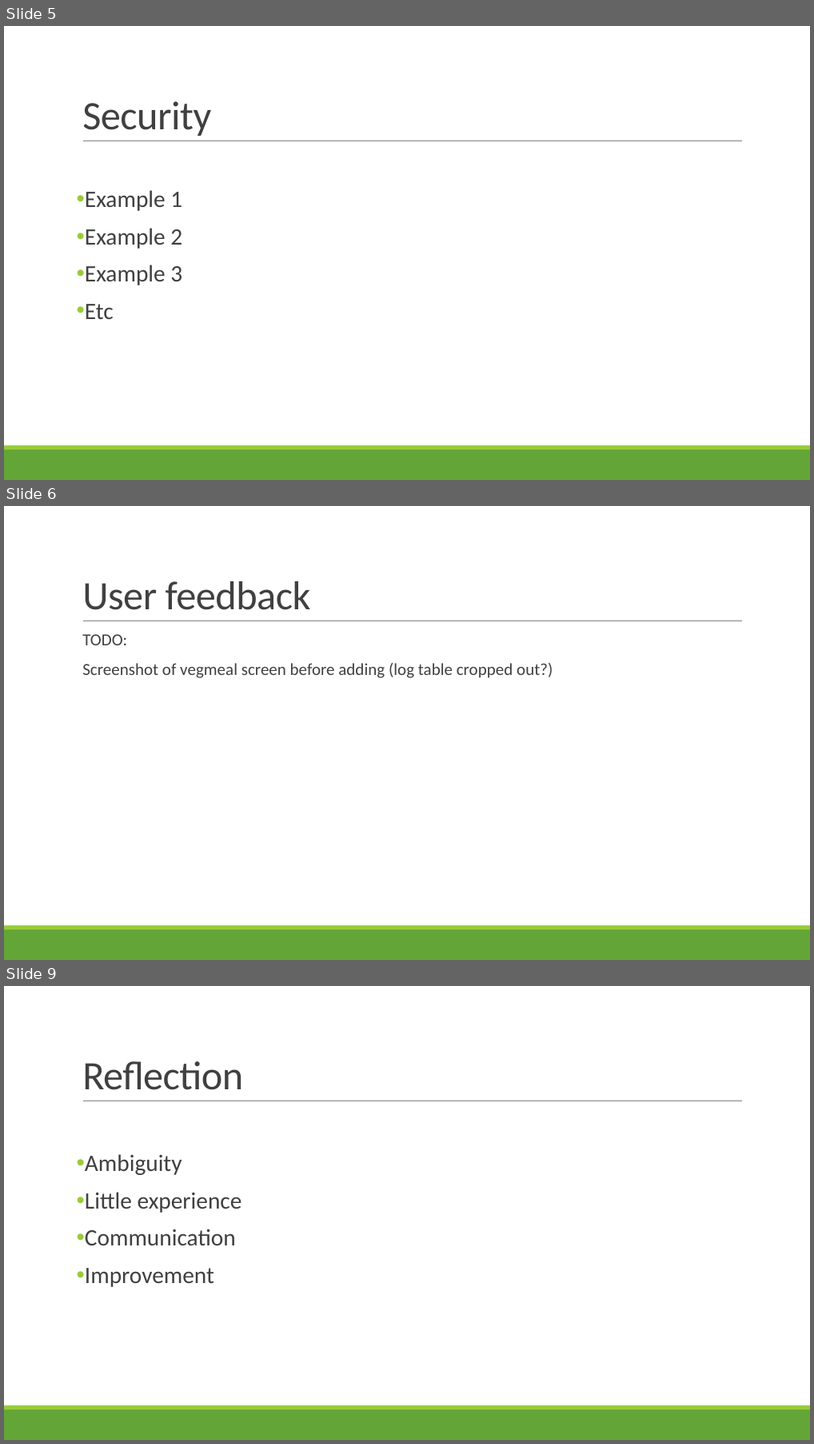
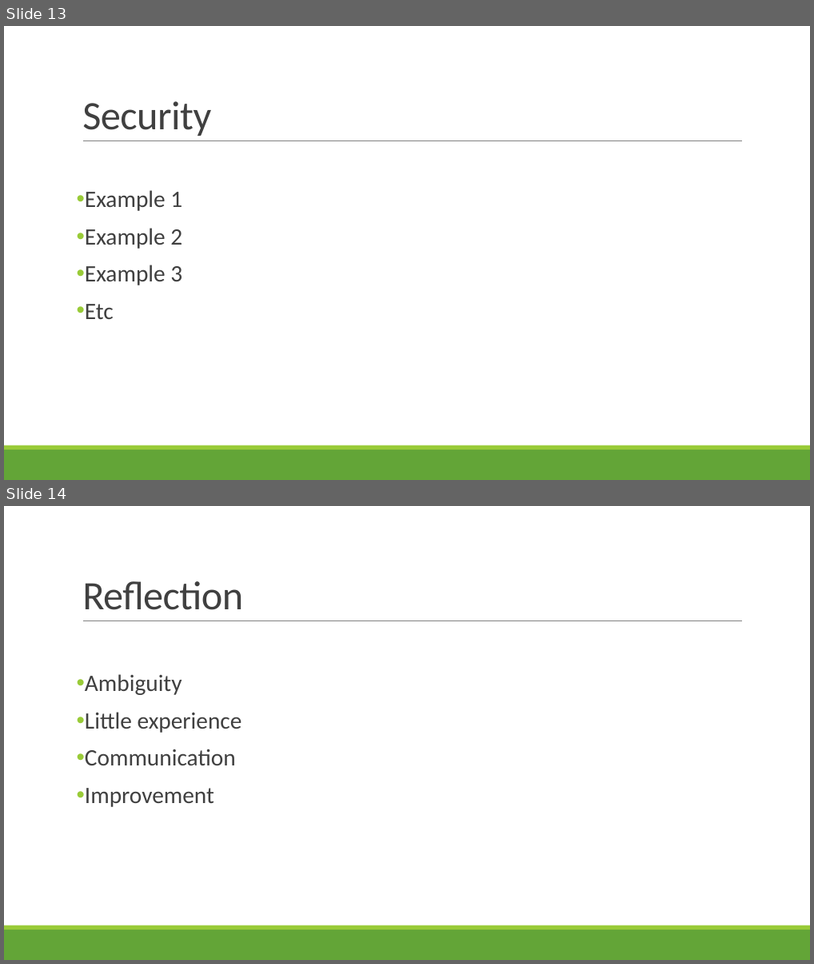
Before and after one commit to shossains/OOPProject, a slide deck: PpGoGreen.pptx. Shown one above the other, each under a label of ours: slides 5, 6 and 9 before the commit, slides 13 and 14 after it; the slides between them are not shown. The pictures are 814x1444 and 814x964 pixels, drawn with LibreOffice and Linux fonts; fonts in the diff are those of the drawing. Boxes give left, top, right and bottom in pixels: in the first picture for what was removed or moved away, otherwise in the second. Text is boxed around its words. In the diff, an @@ line names an element or a change of style, - is before the commit and + after.

```diff
--- a/PpGoGreen.pptx
+++ b/PpGoGreen.pptx
@@ slide 6 removed at (4, 506, 810, 960), background #FFFFFF; not listed: 3 template elements that a slide beside it also shows @@
@@ title removed at (82, 581, 311, 610) @@
-User feedback
@@ text removed at (82, 634, 553, 678) @@
-  TODO:
-  Screenshot of vegmeal screen before adding (log table cropped out?)
@@ what was slide 5 is now slide 13 @@
@@ what was slide 9 is now slide 14 @@
```
Also in this commit, not shown: 1 slide changed, 9 slides added, 3 other slides removed.
